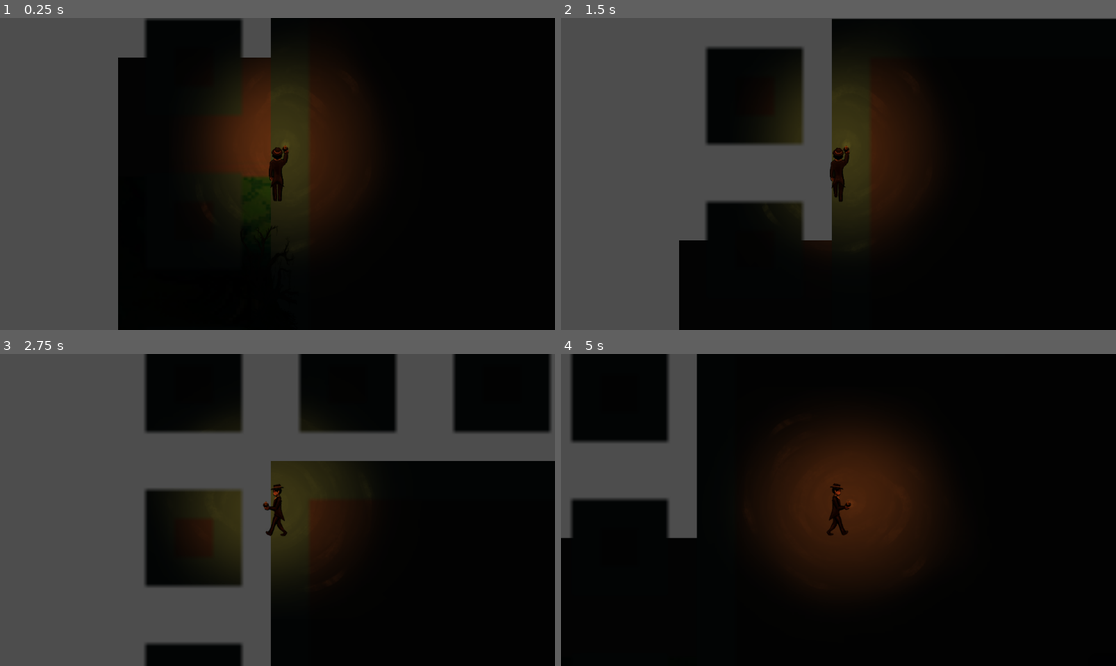
Above: before the commit, frames 1-4 (two rows, left to right).
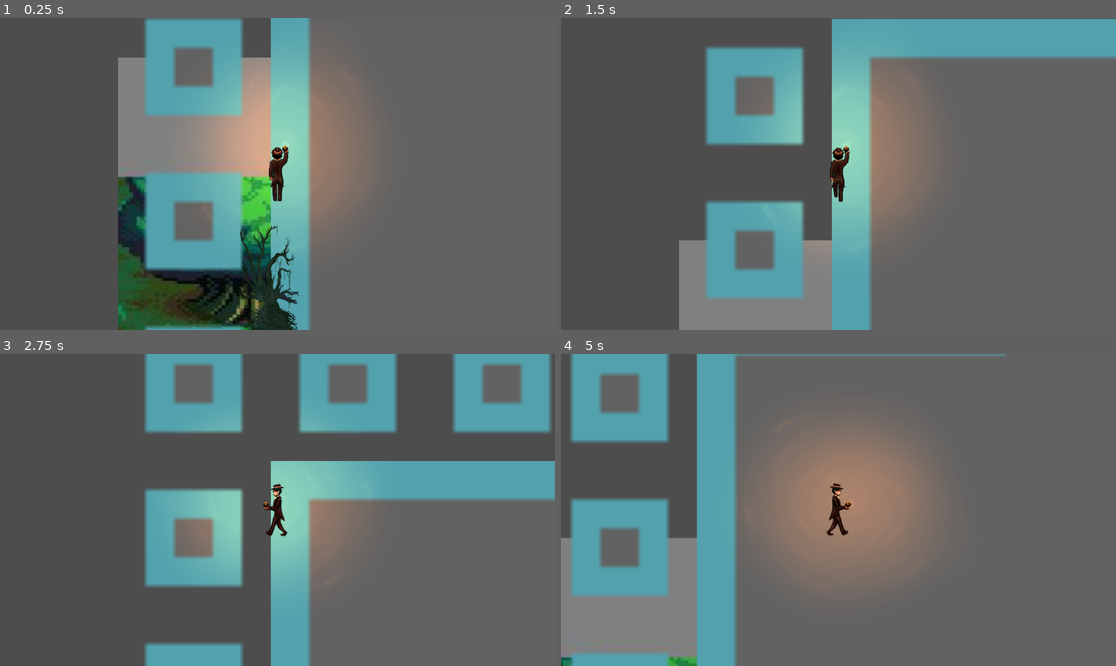
Above: after the commit, the same moments.

Repository: Gabriel-ISS/vestigios-demo
Game: Godot game, scene res://escenes/test.tscn
The game is run twice, just before and just after one commit, with the same random seed, the same clock (stepped at 60 frames per second) and the same inputs. The engine's default icon, where the game draws it, is replaced by a stand-in: a white triangle on a blue panel in a dark square.
Inputs:
- Up to frame 1 (0.25 s): no input
- Up to frame 2 (1.5 s): tap Enter at 0.5 s; hold W (up) from 0.53 s (still down)
- Up to frame 3 (2.75 s): release W (up) at 2.03 s; hold A (left) from 2.03 s (still down)
- Up to frame 4 (5 s): release A (left) at 3.53 s; hold S (down) 3.53-4.28 s; hold D (right) from 4.28 s (still down)

The runs differ from the first frame. In frame 1, 77% of the frame differs, in the area x 21-100%, y 0-100%; in frame 2, 67%; in frame 3, 54%; in frame 4, 93%, in the area x 0-100%, y 0-100%.

Commit message:
Agregar modal e item coleccionable con un de prueba

Diff:
--- a/escenes/object_collectible.tscn
+++ b/escenes/collectible_object.tscn
@@ -1,15 +1,17 @@
 [gd_scene format=3 uid="uid://coa83jo3xvbjy"]
 
 [ext_resource type="Script" uid="uid://dcyxyb38qglms" path="res://scripts/item_collectible.gd" id="1_5l8kl"]
+[ext_resource type="PackedScene" uid="uid://c2p8b6u3q3tpk" path="res://escenes/modal.tscn" id="2_y8ob4"]
 
 [sub_resource type="CircleShape2D" id="CircleShape2D_eulru"]
+radius = 64.0
 
-[node name="Node2D" type="Node2D" unique_id=1387628902]
+[node name="ObjetoColecionable" type="Node2D" unique_id=1387628902]
 script = ExtResource("1_5l8kl")
 
-[node name="SoverWorld" type="Sprite2D" parent="." unique_id=1566677912]
+[node name="Sprite" type="Sprite2D" parent="." unique_id=1566677912]
 
-[node name="SpriteGrande" type="Sprite2D" parent="." unique_id=1547893022]
+[node name="PickedModal" parent="." unique_id=323477314 instance=ExtResource("2_y8ob4")]
 visible = false
 
 [node name="Area2D" type="Area2D" parent="." unique_id=289013073]
@@ -17,4 +19,5 @@
 [node name="CollisionShape2D" type="CollisionShape2D" parent="Area2D" unique_id=1826302165]
 shape = SubResource("CircleShape2D_eulru")
 
+[connection signal="closed" from="PickedModal" to="." method="_on_picked_modal_closed"]
 [connection signal="body_entered" from="Area2D" to="." method="_on_area_2d_body_entered"]
--- /dev/null
+++ b/escenes/modal.tscn
@@ -0,0 +1,64 @@
+[gd_scene format=3 uid="uid://c2p8b6u3q3tpk"]
+
+[ext_resource type="Texture2D" uid="uid://nctflq24trqd" path="res://icon.svg" id="1_2s0gk"]
+[ext_resource type="Script" uid="uid://bikjx1a8hbp6u" path="res://scripts/modal_script.gd" id="1_s178h"]
+
+[node name="Modal" type="CanvasLayer" unique_id=359370617]
+script = ExtResource("1_s178h")
+
+[node name="Dimmer" type="ColorRect" parent="." unique_id=2050774974]
+anchors_preset = 15
+anchor_right = 1.0
+anchor_bottom = 1.0
+grow_horizontal = 2
+grow_vertical = 2
+mouse_filter = 1
+color = Color(0, 0, 0, 0.65)
+
+[node name="Center" type="CenterContainer" parent="." unique_id=1583060810]
+anchors_preset = 15
+anchor_right = 1.0
+anchor_bottom = 1.0
+grow_horizontal = 2
+grow_vertical = 2
+mouse_filter = 2
+
+[node name="Panel" type="PanelContainer" parent="Center" unique_id=1082213497]
+custom_minimum_size = Vector2(420, 0)
+layout_mode = 2
+mouse_filter = 2
+
+[node name="Padding" type="MarginContainer" parent="Center/Panel" unique_id=1539589501]
+layout_mode = 2
+mouse_filter = 2
+theme_override_constants/margin_left = 20
+theme_override_constants/margin_top = 20
+theme_override_constants/margin_right = 20
+theme_override_constants/margin_bottom = 20
+
+[node name="Content" type="VBoxContainer" parent="Center/Panel/Padding" unique_id=1303826399]
+layout_mode = 2
+mouse_filter = 2
+theme_override_constants/separation = 10
+alignment = 1
+
+[node name="Image" type="TextureRect" parent="Center/Panel/Padding/Content" unique_id=1036264452]
+custom_minimum_size = Vector2(128, 128)
+layout_mode = 2
+size_flags_horizontal = 4
+texture = ExtResource("1_2s0gk")
+expand_mode = 1
+stretch_mode = 5
+
+[node name="Text" type="Label" parent="Center/Panel/Padding/Content" unique_id=580858524]
+layout_mode = 2
+text = "-"
+horizontal_alignment = 1
+
+[node name="Button" type="Button" parent="Center/Panel/Padding/Content" unique_id=1382617965]
+custom_minimum_size = Vector2(200, 0)
+layout_mode = 2
+size_flags_horizontal = 4
+text = "OK"
+
+[connection signal="pressed" from="Center/Panel/Padding/Content/Button" to="." method="_on_button_pressed"]
--- a/escenes/test.tscn
+++ b/escenes/test.tscn
@@ -2,11 +2,14 @@
 
 [ext_resource type="PackedScene" uid="uid://cn45pmp6kd1p0" path="res://escenes/character.tscn" id="1_aptbf"]
 [ext_resource type="Texture2D" uid="uid://d1d8qf7oqeix6" path="res://assets/bosque_ejemplo.jpg" id="1_up0mx"]
-[ext_resource type="Texture2D" uid="uid://nctflq24trqd" path="res://icon.svg" id="2_up0mx"]
-[ext_resource type="PackedScene" uid="uid://coa83jo3xvbjy" path="res://escenes/object_collectible.tscn" id="3_mt6uw"]
-[ext_resource type="PackedScene" path="res://escenes/test_mapa.tscn" id="3_up0mx"]
+[ext_resource type="Script" uid="uid://c4507gsxx8wce" path="res://scripts/main_script.gd" id="1_vvoya"]
+[ext_resource type="PackedScene" uid="uid://coa83jo3xvbjy" path="res://escenes/collectible_object.tscn" id="3_mt6uw"]
+[ext_resource type="PackedScene" uid="uid://07phqson4qin" path="res://escenes/test_mapa.tscn" id="3_up0mx"]
+[ext_resource type="Texture2D" uid="uid://muj8w40weur2" path="res://tree.png" id="6_vvoya"]
+[ext_resource type="Texture2D" uid="uid://nctflq24trqd" path="res://icon.svg" id="7_08f6w"]
 
 [node name="Node2D" type="Node2D" unique_id=1716292392]
+script = ExtResource("1_vvoya")
 
 [node name="BosqueEjemplo" type="Sprite2D" parent="." unique_id=812742996]
 position = Vector2(1208.75, 741.75)
@@ -16,30 +19,24 @@
 [node name="SceneMock" parent="." unique_id=1446556375 instance=ExtResource("3_up0mx")]
 position = Vector2(1289, 508)
 
-[node name="CharacterBody2D" parent="." unique_id=837353184 instance=ExtResource("1_aptbf")]
+[node name="Player" parent="." unique_id=837353184 instance=ExtResource("1_aptbf")]
 position = Vector2(1290, 508)
 offset_up = Vector2(25, -40)
 offset_down = Vector2(-25, -25)
 offset_left = Vector2(-5, -25)
 offset_right = Vector2(5, -5)
 
-[node name="CanvasLayer" type="CanvasLayer" parent="." unique_id=852219566]
-visible = false
-
-[node name="Label" type="Label" parent="CanvasLayer" unique_id=560919136]
-anchors_preset = 15
-anchor_right = 1.0
-anchor_bottom = 1.0
-grow_horizontal = 2
-grow_vertical = 2
-text = "Has Muerto"
-horizontal_alignment = 1
-vertical_alignment = 1
+[node name="TestObjetoColecionable" parent="." unique_id=1387628902 instance=ExtResource("3_mt6uw")]
+position = Vector2(1280, 0)
+item_id = "test"
+object_sprite = ExtResource("7_08f6w")
+modal_sprite = ExtResource("6_vvoya")
+modal_text = "Has recogido algo :)"
 
 [node name="CanvasModulate" type="CanvasModulate" parent="." unique_id=1748093407]
+visible = false
 position = Vector2(-1, 0)
 color = Color(0.02617564, 0.026175609, 0.02617556, 1)
 
-[node name="Node2D" parent="." unique_id=1387628902 instance=ExtResource("3_mt6uw")]
-position = Vector2(1205, 313)
-SoverWorld = ExtResource("2_up0mx")
+[connection signal="closed" from="TestObjetoColecionable" to="." method="_on_test_objeto_colecionable_closed"]
+[connection signal="picked" from="TestObjetoColecionable" to="." method="_on_test_objeto_colecionable_picked"]
--- a/scripts/character.gd
+++ b/scripts/character.gd
@@ -21,6 +21,14 @@
 @export var rotation_right := 0
 
 var last_direction := "up"
+
+@export var input_enabled: bool = true:
+	set(value):
+		input_enabled = value
+		velocity = Vector2.ZERO
+		set_physics_process(value)
+		set_process_input(value)
+		update_animation("idle")
 
 func _ready() -> void:
 	position = Vector2(250, 250)
--- a/scripts/item_collectible.gd
+++ b/scripts/item_collectible.gd
@@ -1,13 +1,19 @@
 extends Node2D
 
-@export var SoverWorld: Texture2D
-@export var SpriteGrande: Texture2D
+signal picked(id: String, sender: Node2D)
+signal closed(id: String, sender: Node2D)
+
+@export var item_id: String
+@export var object_sprite: Texture2D
+@export var modal_sprite: Texture2D
+@export var modal_text: String
 
 # Called when the node enters the scene tree for the first time.
 func _ready() -> void:
-	pass # Replace with function body.
-	$SoverWorld.texture=SoverWorld
-	$SpriteGrande.texture=SpriteGrande
+	print("modal_text", modal_text)
+	$Sprite.texture = object_sprite
+	$PickedModal.modal_image = modal_sprite
+	$PickedModal.modal_text = modal_text
 
 
 # Called every frame. 'delta' is the elapsed time since the previous frame.
@@ -15,6 +21,10 @@
 	pass
 
 func _on_area_2d_body_entered(body: Node2D) -> void:
-	pass # Replace with function body.
-	$SoverWorld.visible=false
-	$SpriteGrande.visible=true
+	$PickedModal.show()
+	picked.emit(item_id, self)
+
+
+func _on_picked_modal_closed() -> void:
+	closed.emit(item_id, self)
+	queue_free()
--- /dev/null
+++ b/scripts/main_script.gd
@@ -0,0 +1,19 @@
+extends Node2D
+
+@onready var player_node: CharacterBody2D = $Player
+
+# Called when the node enters the scene tree for the first time.
+func _ready() -> void:
+	pass # Replace with function body.
+
+
+# Called every frame. 'delta' is the elapsed time since the previous frame.
+func _process(delta: float) -> void:
+	pass
+
+
+func _on_test_objeto_colecionable_picked(id: String, sender: Node2D) -> void:
+	player_node.input_enabled = false
+
+func _on_test_objeto_colecionable_closed(id: String, sender: Node2D) -> void:
+	player_node.input_enabled = true
--- /dev/null
+++ b/scripts/modal_script.gd
@@ -0,0 +1,28 @@
+extends CanvasLayer
+
+signal closed
+
+@onready var image_node: TextureRect = $Center/Panel/Padding/Content/Image
+@onready var text_node: Label = $Center/Panel/Padding/Content/Text
+
+@export var modal_image: Texture2D:
+	set(value):
+		modal_image = value
+		image_node.texture = value
+
+@export var modal_text: String = "":
+	set(value):
+		modal_text = value
+		text_node.text = value
+
+# Called when the node enters the scene tree for the first time.
+func _ready() -> void:
+	visible = false
+	if modal_image:
+		image_node.texture = modal_image
+	text_node.text = modal_text
+
+
+func _on_button_pressed() -> void:
+	visible = false
+	emit_signal("closed")
Not shown, added: scripts/main_script.gd.uid
Not shown, added: scripts/modal_script.gd.uid
